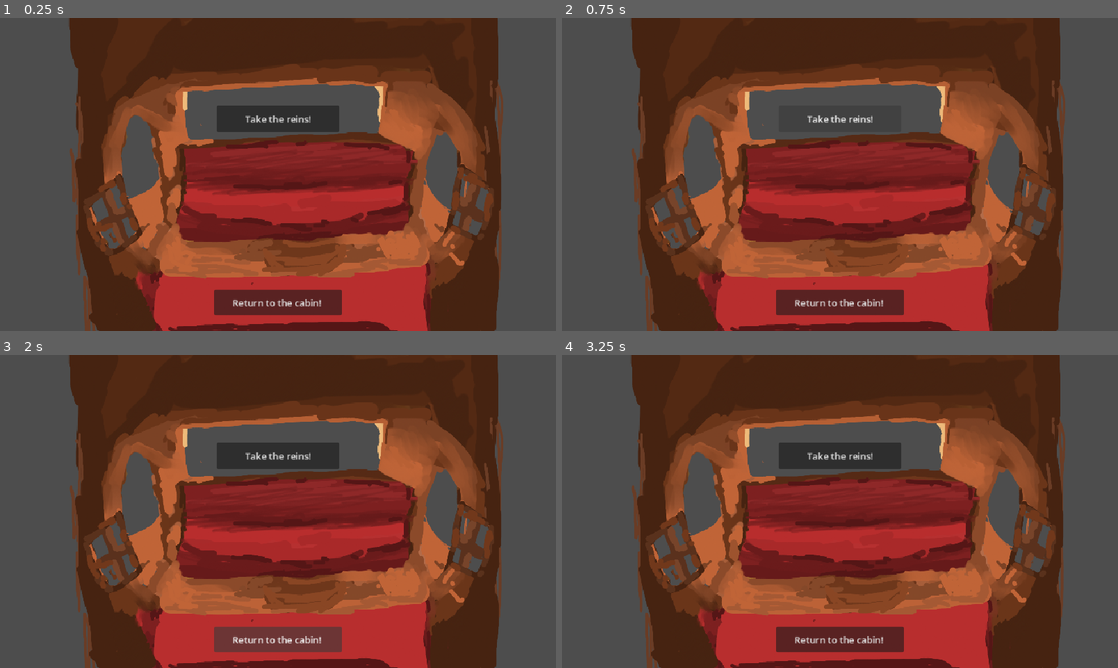
Above: before the commit, frames 1-4 (two rows, left to right).
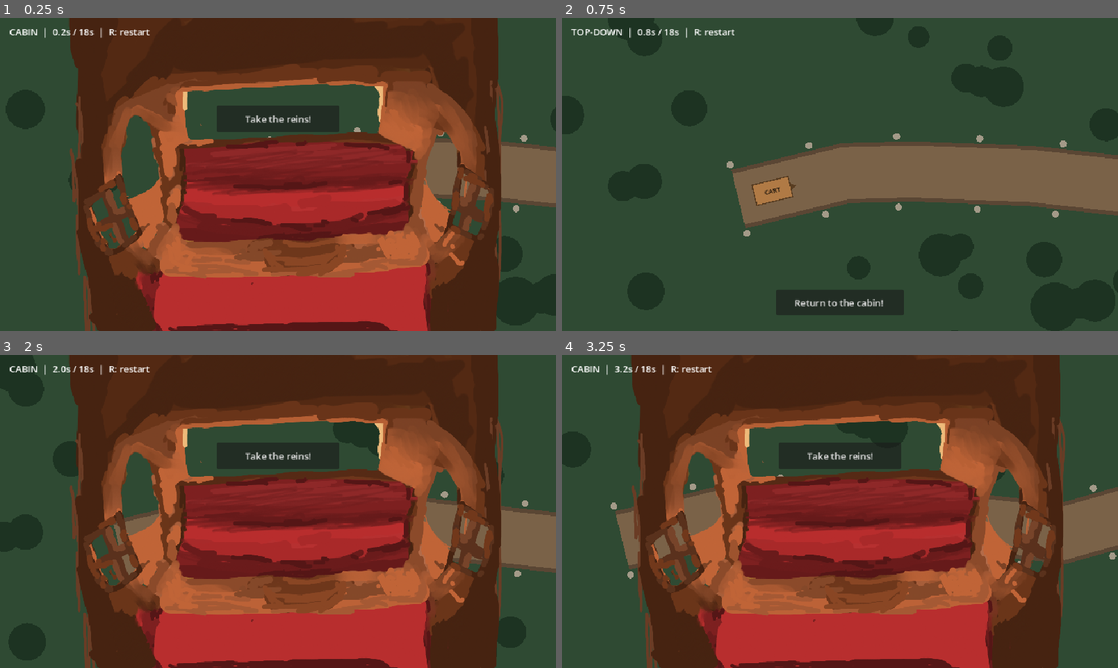
Above: after the commit, the same moments.

Repository: UnderstoodUseYourUsernameHere/carriage-delivery
Game: Godot game, scene res://scenes/delivery.tscn
Two runs of this game, one before a commit and one after it. Both use one fixed random seed, a clock stepped at 60 frames per second and the inputs below.
Inputs (mouse positions are in pixels of both pictures, inside the frame that each line leads up to):
- Up to frame 1 (0.25 s): no input
- Up to frame 2 (0.75 s): click "Take the reins!" at 0.5 s
- Up to frame 3 (2 s): click "Return to the cabin!" at 1.25 s
- Up to frame 4 (3.25 s): tap Enter at 2 s; move the mouse to (962, 495) at 2.02 s; hold Right 2.03-2.78 s; tap Alt at 2.1 s; click (962, 495) at 2.17 s; move the mouse to (728, 527) at 2.77 s; hold Down from 2.78 s (still down); tap Shift at 2.85 s

The runs differ from the first frame. In frame 1, 32% of the frame differs, in the area x 0-100%, y 0-100%; in frame 2, 98%; in frame 3, 32%; in frame 4, 32%.

Commit message:
feat: add a topdown carriage ride view when clicking take reins, a bit bugged for now

Diff:
--- a/project.godot
+++ b/project.godot
@@ -25,6 +25,14 @@
 
 enabled=PackedStringArray("res://addons/godot_super-wakatime/plugin.cfg")
 
+[input]
+
+restart_delivery={
+"deadzone": 0.2,
+"events": [Object(InputEventKey,"resource_local_to_scene":false,"resource_name":"","device":-1,"window_id":0,"alt_pressed":false,"shift_pressed":false,"ctrl_pressed":false,"meta_pressed":false,"pressed":false,"keycode":0,"physical_keycode":82,"key_label":0,"unicode":114,"location":0,"echo":false,"script":null)
+]
+}
+
 [physics]
 
 3d/physics_engine="Jolt Physics"
--- a/scenes/delivery.tscn
+++ b/scenes/delivery.tscn
@@ -1,8 +1,15 @@
 [gd_scene format=3 uid="uid://dp52835xiykwr"]
 
+[ext_resource type="Script" uid="uid://t5i1b31fw2mr" path="res://scripts/delivery/delivery.gd" id="1_aoy6w"]
 [ext_resource type="Texture2D" uid="uid://rsrs547fsqgr" path="res://assets/art/cabin.png" id="1_dea0l"]
+[ext_resource type="Script" uid="uid://tap43g8kbofe" path="res://scripts/placeholders/route_blockout.gd" id="1_ts0uv"]
+[ext_resource type="Script" uid="uid://cbbfxrvr0js5b" path="res://scripts/placeholders/placeholder_sprite.gd" id="2_aoy6w"]
 
 [sub_resource type="Curve2D" id="Curve2D_dea0l"]
+_data = {
+"points": PackedVector2Array(0, 0, 0, 0, 75, -2, 0, 0, 0, 0, 260, -47, 0, 0, 0, 0, 374, -50, 0, 0, 0, 0, 582, -42, 0, 0, 0, 0, 836, -14, 0, 0, 0, 0, 1066, -79, 0, 0, 0, 0, 1254, -74, 0, 0, 0, 0, 1408, 10, 0, 0, 0, 0, 1479, 42)
+}
+point_count = 9
 
 [node name="Delivery" type="Control" unique_id=1211922783]
 layout_mode = 3
@@ -12,22 +19,30 @@
 grow_horizontal = 2
 grow_vertical = 2
 mouse_filter = 2
+script = ExtResource("1_aoy6w")
 
 [node name="Exterior" type="Node2D" parent="." unique_id=1804126941]
 
 [node name="RouteArt" type="Sprite2D" parent="Exterior" unique_id=1600425749]
 
-[node name="RoutePath" type="Path2D" parent="Exterior" unique_id=561884277]
+[node name="RouteBlockout" type="Node2D" parent="Exterior" unique_id=167501947 node_paths=PackedStringArray("road_path")]
+script = ExtResource("1_ts0uv")
+road_path = NodePath("../RoadPath")
+
+[node name="RoadPath" type="Path2D" parent="Exterior" unique_id=561884277]
 curve = SubResource("Curve2D_dea0l")
 
-[node name="Travel" type="PathFollow2D" parent="Exterior/RoutePath" unique_id=2069539144]
-rotates = false
+[node name="Travel" type="PathFollow2D" parent="Exterior/RoadPath" unique_id=2069539144]
+position = Vector2(75, -2)
+rotation = -0.23860933
 loop = false
 
-[node name="CarriageArt" type="Sprite2D" parent="Exterior/RoutePath/Travel" unique_id=2000748334]
+[node name="CarriageArt" type="Sprite2D" parent="Exterior/RoadPath/Travel" unique_id=2000748334]
+script = ExtResource("2_aoy6w")
+placeholder_label = "CART"
 
-[node name="RideCamera" type="Camera2D" parent="Exterior/RoutePath/Travel" unique_id=1335383599]
-position = Vector2(0, -100)
+[node name="RideCamera" type="Camera2D" parent="Exterior/RoadPath/Travel" unique_id=1335383599]
+position = Vector2(120, 0)
 
 [node name="Overlay" type="CanvasLayer" parent="." unique_id=368238229]
 
@@ -78,8 +93,7 @@
 focus_mode = 0
 text = "Return to the cabin! "
 
-[node name="Status" type="Label" parent="." unique_id=1443920495]
-layout_mode = 0
+[node name="Status" type="Label" parent="Overlay" unique_id=1443920495]
 offset_left = 16.0
 offset_top = 12.0
 offset_right = 944.0
--- a/scripts/delivery/delivery.gd
+++ b/scripts/delivery/delivery.gd
@@ -2,23 +2,51 @@
 
 enum Seat { CABIN, DRIVER }
 var _seat: Seat = Seat.CABIN
+var _journey
 
-@onready var _cabin_view: Control = $CabinView
-@onready var _driver_view: Control = $DriverView
-@onready var _status: Label = $Status
+@onready var _cabin_view: Control = $Overlay/CabinView
+@onready var _driver_view: Control = $Overlay/DriverView
+@onready var _status: Label = $Overlay/Status
+@onready var _travel: PathFollow2D = $Exterior/RoadPath/Travel
+@onready var _carriage_art: Sprite2D = $Exterior/RoadPath/Travel/CarriageArt
 
 func _ready() -> void:
-	var take_reins: Button = $CabinView/TakeReins
-	var return_to_cabin: Button = $DriverView/ReturnToCabin
+	var take_reins: Button = $Overlay/CabinView/TakeReins
+	var return_to_cabin: Button = $Overlay/DriverView/ReturnToCabin
 	take_reins.pressed.connect(_set_seat.bind(Seat.DRIVER))
-	return_to_cabin.pressed.connect(_seat.bind(Seat.CABIN))
+	return_to_cabin.pressed.connect(_set_seat.bind(Seat.CABIN))
+	_restart()
+
+func _process(delta: float) -> void:
+	if _journey.has_arrived():
+		return
+	_journey.step(delta)
+	_present()
+
+func _unhandled_input(event: InputEvent) -> void:
+	if event.is_action_pressed(&"restart_delivery"):
+		_restart()
+		get_viewport().set_input_as_handled()
+
+func _restart() -> void:
+	_journey = CarriageJourney.new()
 	_set_seat(Seat.CABIN)
 
 func _set_seat(next_seat: Seat) -> void:
 	_seat = next_seat
 	_cabin_view.visible = _seat == Seat.CABIN
 	_driver_view.visible = _seat == Seat.DRIVER
+	_carriage_art.visible = _seat == Seat.DRIVER
+	_present()
+
+func _present() -> void:
+	_travel.progress_ratio = _journey.progress_ratio()
 	_refresh_hud()
 
 func _refresh_hud() -> void:
-	_status.text = "CABIN" if _seat == Seat.CABIN else "DRIVER"
+	var seat_text := "TOP-DOWN" if _seat == Seat.DRIVER else "CABIN"
+	_status.text = "%s  |  %.1fs / %.0fs  |  R: restart" % [
+		seat_text, _journey.elapsed, CarriageJourney.RIDE_SECONDS
+	]
+	if _journey.has_arrived():
+		_status.text += "\n Arrived at Ratticus' cidery at long last!"
--- /dev/null
+++ b/scripts/delivery/journey.gd
@@ -0,0 +1,17 @@
+class_name CarriageJourney
+extends RefCounted
+
+const RIDE_SECONDS := 18.0
+
+var elapsed := 0.0
+
+func step(delta: float) -> void:
+	if has_arrived():
+		return
+	elapsed = minf(elapsed + delta, RIDE_SECONDS)
+
+func progress_ratio() -> float:
+	return elapsed / RIDE_SECONDS
+
+func has_arrived() -> bool:
+	return elapsed >= RIDE_SECONDS
--- /dev/null
+++ b/scripts/placeholders/placeholder_sprite.gd
@@ -0,0 +1,38 @@
+@tool
+class_name PlaceholderSprite
+extends Sprite2D
+
+@export var placeholder_size := Vector2(64, 36):
+	set(value):
+		placeholder_size = value
+		queue_redraw()
+
+@export var placeholder_color := Color("#b07a45"):
+	set(value):
+		placeholder_color = value
+		queue_redraw()
+
+@export var placeholder_label := "":
+	set(value):
+		placeholder_label = value
+		queue_redraw()
+
+func _draw() -> void:
+	if texture != null:
+		return
+
+	var rect := Rect2(-placeholder_size * 0.5, placeholder_size)
+	if not centered:
+		rect.position = Vector2.ZERO
+
+	draw_rect(rect, placeholder_color)
+	draw_rect(rect, placeholder_color.darkened(0.5), false, 2.0)
+
+	var nose := Vector2(rect.end.x, rect.get_center().y)
+	draw_colored_polygon(PackedVector2Array([
+		nose + Vector2(10, 0), nose + Vector2(0, -6), nose + Vector2(0, 6),
+	]), placeholder_color.darkened(0.5))
+
+	if not placeholder_label.is_empty():
+		var baseline := Vector2(rect.position.x, rect.get_center().y + 4.0)
+		draw_string(ThemeDB.fallback_font, baseline, placeholder_label, HORIZONTAL_ALIGNMENT_CENTER, rect.size.x, 11, Color.BLACK)
--- /dev/null
+++ b/scripts/placeholders/route_blockout.gd
@@ -0,0 +1,66 @@
+@tool
+class_name RouteBlockout
+extends Node2D
+
+const GROUND := Color("#2f4a33")
+const ROAD_EDGE := Color("#5a4634")
+const ROAD := Color("#7a6248")
+const STONE := Color("#a39a88")
+const TREE := Color("#1d3322")
+const CIDERY := Color("#c0763a")
+
+@export var road_path: Path2D:
+	set(value):
+		road_path = value
+		_watch_curve()
+		queue_redraw()
+
+@export var road_width := 90.0
+@export var ground_margin := 700.0
+@export var tree_count := 160
+@export var tree_seed := 7
+
+func _ready() -> void:
+	_watch_curve()
+
+func _watch_curve() -> void:
+	if road_path == null or road_path.curve == null:
+		return
+
+	var callback := Callable(self, "queue_redraw")
+	if not road_path.curve.changed.is_connected(callback):
+		road_path.curve.changed.connect(callback)
+
+func _draw() -> void:
+	if road_path == null or road_path.curve == null or road_path.curve.point_count < 2:
+		return
+
+	var curve := road_path.curve
+	var points := curve.get_baked_points()
+	var bounds := Rect2(points[0], Vector2.ZERO)
+	for point in points:
+		bounds = bounds.expand(point)
+	bounds = bounds.grow(ground_margin)
+
+	draw_rect(bounds, GROUND)
+	draw_polyline(points, ROAD_EDGE, road_width + 14.0)
+	draw_polyline(points, ROAD, road_width)
+
+	var length := curve.get_baked_length()
+	var offset := 0.0
+	while offset < length:
+		var frame := curve.sample_baked_with_rotation(offset)
+		for side: float in [-1.0, 1.0]:
+			draw_circle(frame * Vector2(0.0, side * (road_width * 0.5 + 16.0)), 6.0, STONE)
+		offset += 140.0
+
+	var rng := RandomNumberGenerator.new()
+	rng.seed = tree_seed
+	for i in tree_count:
+		var spot := Vector2(rng.randf_range(bounds.position.x, bounds.end.x), rng.randf_range(bounds.position.y, bounds.end.y))
+		var radius := rng.randf_range(18.0, 42.0)
+		if curve.get_closest_point(spot).distance_to(spot) > road_width * 0.5 + radius + 10.0:
+			draw_circle(spot, radius, TREE)
+	var finish := points[points.size() - 1]
+	draw_rect(Rect2(finish - Vector2(60, 60), Vector2(120, 120)), CIDERY)
+	draw_string(ThemeDB.fallback_font, finish + Vector2(-100, -72), "CIDERY", HORIZONTAL_ALIGNMENT_CENTER, 200, 28)
Not shown, added: scripts/delivery/journey.gd.uid
Not shown, added: scripts/placeholders/placeholder_sprite.gd.uid
Not shown, added: scripts/placeholders/route_blockout.gd.uid
